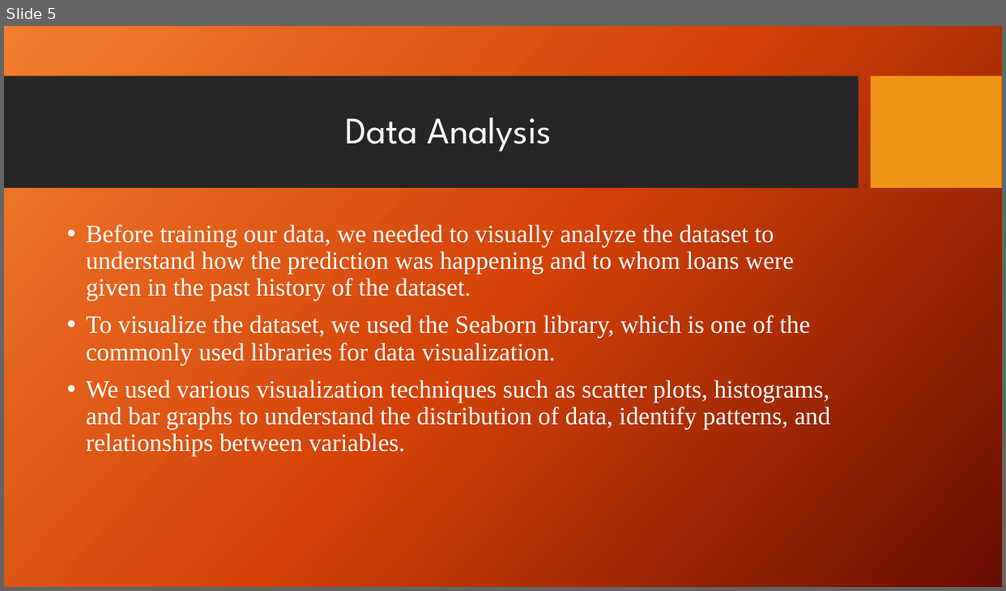
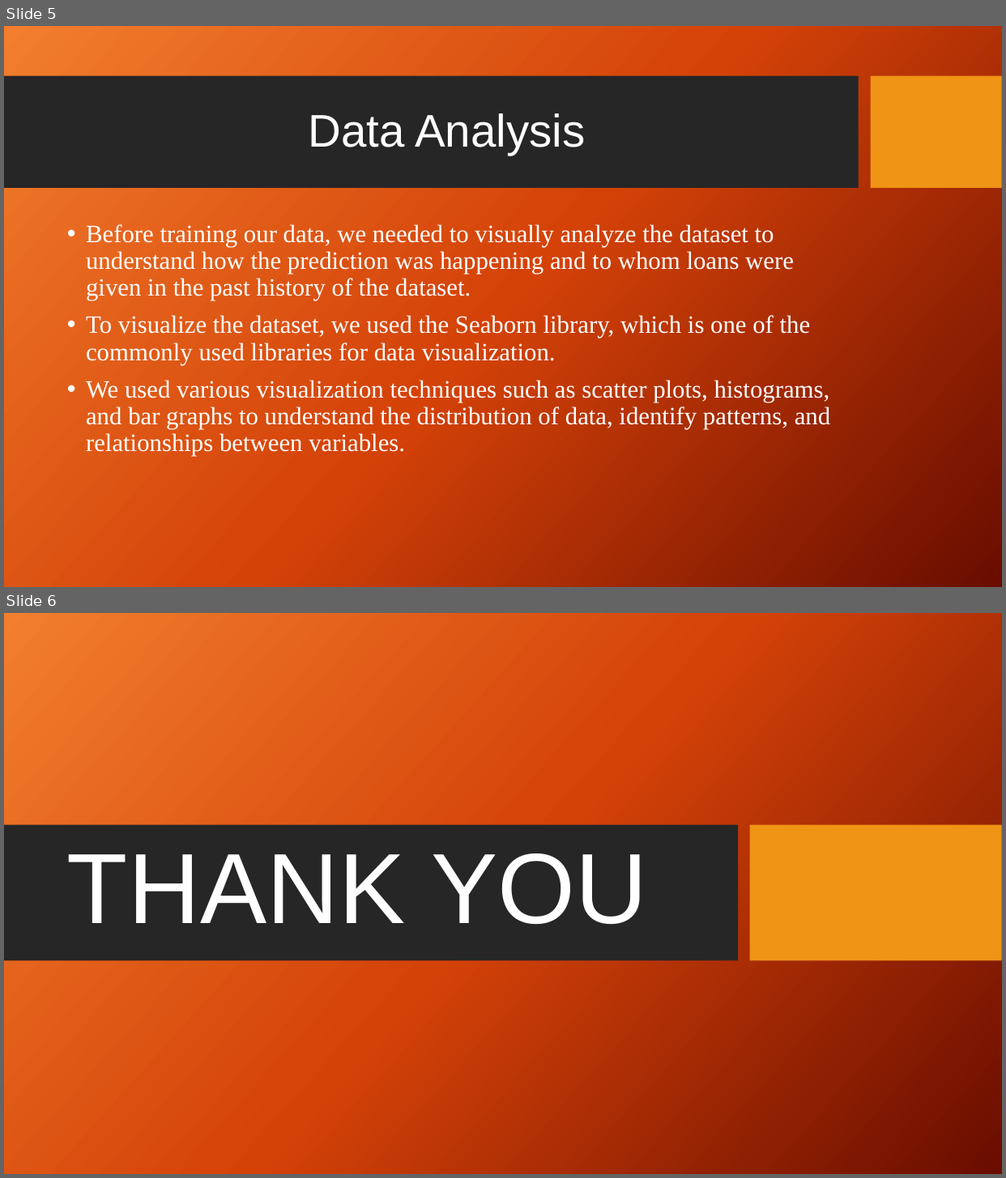
Before and after one commit to Safee121/Loan-Eligibility-Prediction-, a slide deck: Loan Eligibility Prediction1.pptx. Shown one above the other, each under a label of ours: slide 5 before the commit, slides 5 and 6 after it. The pictures are 1006x591 and 1006x1178 pixels, drawn with LibreOffice and Linux fonts; fonts in the diff are those of the drawing; background and template pictures are left out. Boxes give left, top, right and bottom in pixels: in the first picture for what was removed or moved away, otherwise in the second. Text is boxed around its words. In the diff, an @@ line names an element or a change of style, - is before the commit and + after.

```diff
--- a/Loan Eligibility Prediction1.pptx
+++ b/Loan Eligibility Prediction1.pptx
@@ slide 6 added at (x1=4, y1=613, x2=1002, y2=1174), background picture (left out) @@
@@ rectangle added at (x1=4, y1=825, x2=739, y2=961), fill #262626 @@
@@ rectangle added at (x1=750, y1=825, x2=1002, y2=961), fill #F09415 @@
@@ title added at (x1=67, y1=854, x2=647, y2=925), 96 pt, text #FFFFFF @@
+THANK YOU
@@ slide 5 changed as well @@
@@ title "Data Analysis" at (x1=308, y1=113, x2=585, y2=155): size 36 to 44 pt, font League Spartan to Arial @@
```
Also in this commit, not shown: 4 other slides changed, 4 slides removed.
